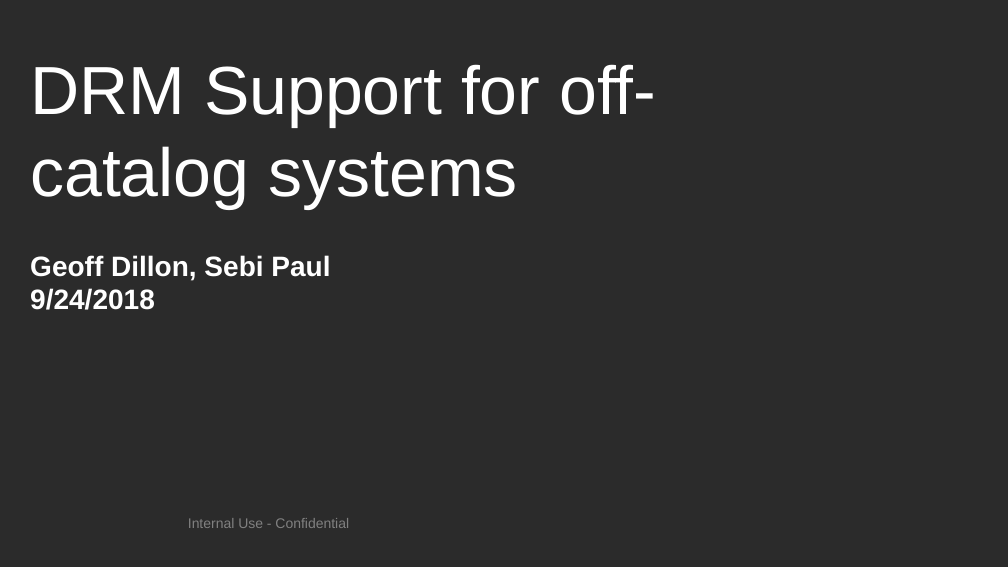
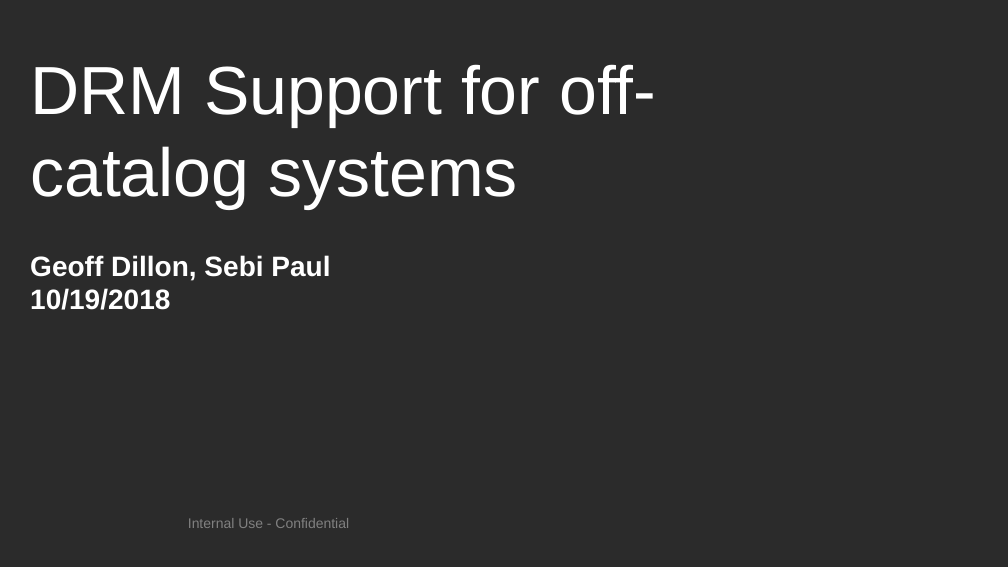
Before and after one commit to geoffdillon/ESI_gdillon, a slide deck: slide 1 of DellRepoMan/ATT/ATTDRMBriefing.pptx. Drawn at 1008x567 pixels with LibreOffice and Linux fonts; fonts in the diff are those of the drawing; background and template pictures are left out; a plain dark background stands for a picture behind light text. Boxes give left, top, right and bottom in pixels: in the first picture for what was removed or moved away, otherwise in the second. Text is boxed around its words. In the diff, an @@ line names an element or a change of style, - is before the commit and + after.

```diff
--- a/DellRepoMan/ATT/ATTDRMBriefing.pptx
+++ b/DellRepoMan/ATT/ATTDRMBriefing.pptx
@@ subtitle at [30,288,170,310]: text changed @@
-9/24/2018
+10/19/2018
```
Also in this commit, not shown: 4 other slides changed.
